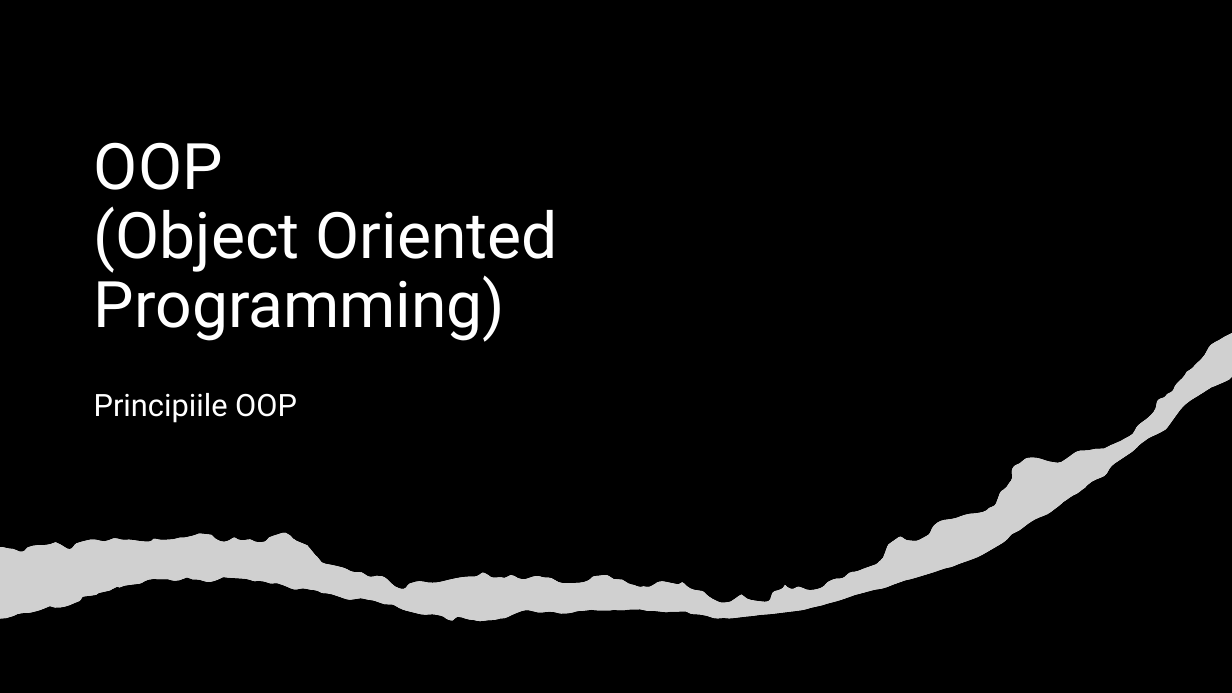
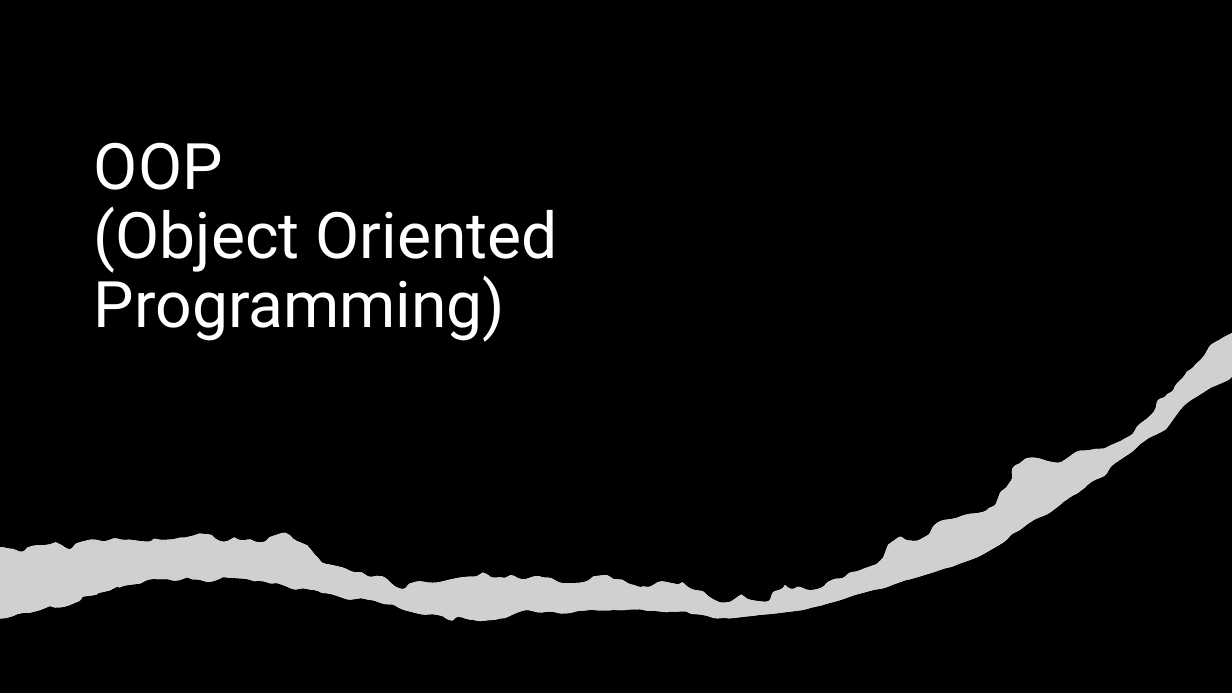
Before and after one commit to rustyhaidu/SunShine_SkillBrain, a slide deck: slide 1 of suportdecurs/QA Automation - OOP.pptx. Drawn at 1232x693 pixels with LibreOffice and Linux fonts; fonts in the diff are those of the drawing; grey boxes stand for pictures; background and template pictures are left out; a plain dark background stands for a picture behind light text. Boxes give left, top, right and bottom in pixels: in the first picture for what was removed or moved away, otherwise in the second. Text is boxed around its words. In the diff, an @@ line names an element or a change of style, - is before the commit and + after.

```diff
--- a/suportdecurs/QA Automation - OOP.pptx
+++ b/suportdecurs/QA Automation - OOP.pptx
@@ subtitle removed at <box>94,393,297,423</box> @@
-Principiile OOP
```
Also in this commit, not shown: 6 other slides changed, 5 slides added.
